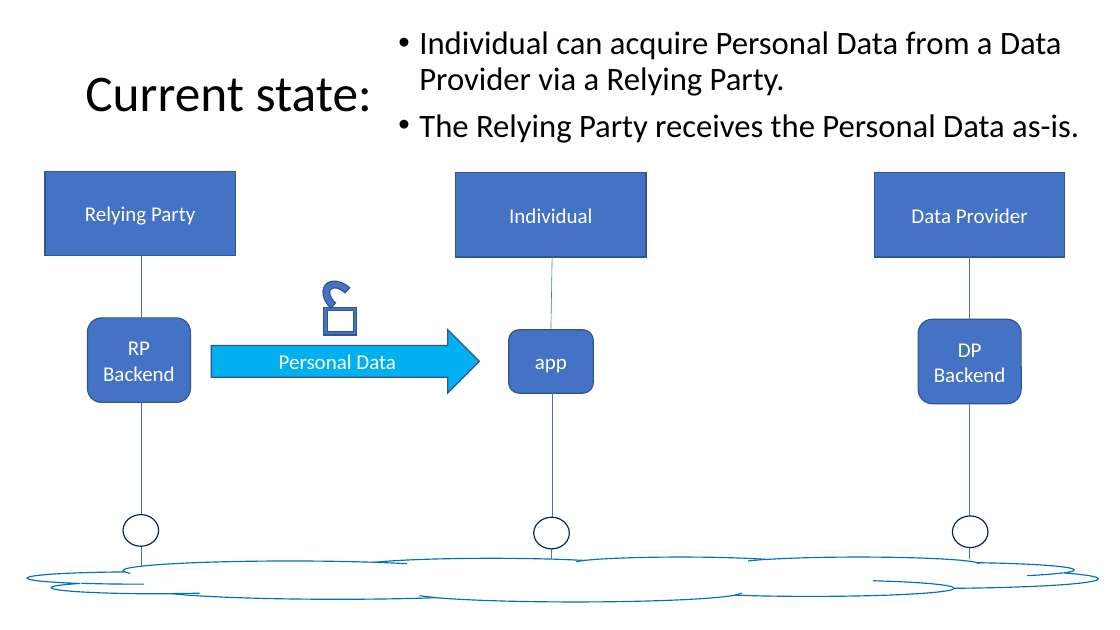
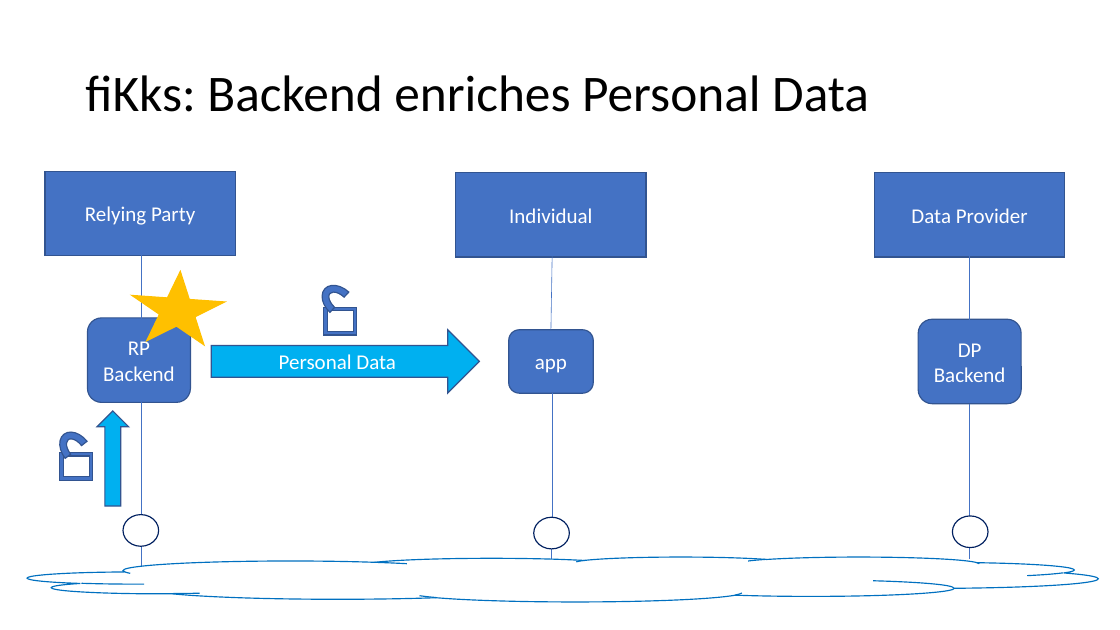
Before and after one commit to qiyfoundation/Qiy-Scheme, a slide deck: slide 4 of end-to-end encryption/QS WSFT Meeting 2019-06-09.pptx. Drawn at 1120x630 pixels with LibreOffice and Linux fonts; fonts in the diff are those of the drawing. Boxes give left, top, right and bottom in pixels: in the first picture for what was removed or moved away, otherwise in the second. Text is boxed around its words. In the diff, an @@ line names an element or a change of style, - is before the commit and + after.

```diff
--- a/end-to-end encryption/QS WSFT Meeting 2019-06-09.pptx
+++ b/end-to-end encryption/QS WSFT Meeting 2019-06-09.pptx
@@ text removed at (419,31,1079,143) @@
-• Individual can acquire Personal Data from a Data Provider via a Relying Party.
-• The Relying Party receives the Personal Data as-is.
@@ title at (85,75,869,112): text changed @@
-Current state:
+fiKks: Backend enriches Personal Data
@@ star added at (129,268,227,346), fill #FFC000, outline #FFC000 1 pt @@
@@ arch (boxed as its full ring): place and size @@
-arch (boxed as its full ring) at (317,274,365,321)
+arch (boxed as its full ring) at (316,278,364,326)
@@ right arrow added at (97,411,129,506), fill #00B0F0, outline #325491 1 pt @@
@@ arch (boxed as its full ring) added at (53,426,99,474), fill #4472C4, outline #325491 1 pt @@
@@ frame added at (60,453,92,481), fill #4472C4, outline #325491 1 pt @@
```
Also in this commit, not shown: 5 other slides changed.
